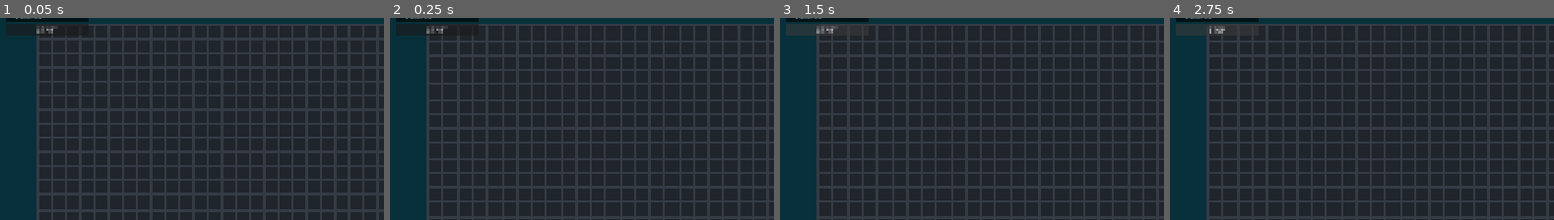
Above: before the commit, frames 1-4 (left to right).
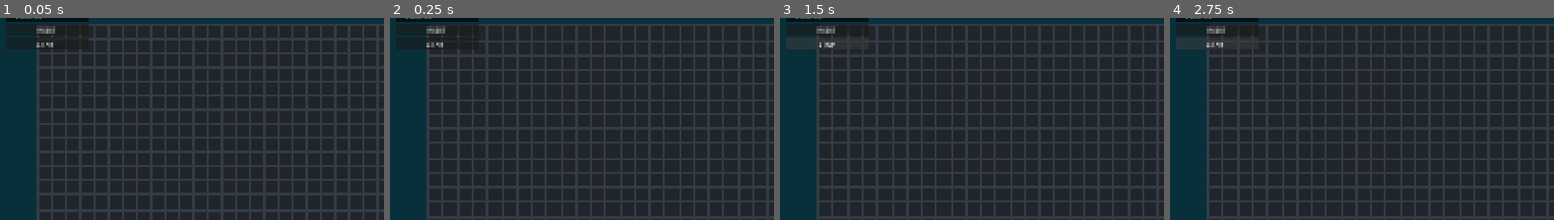
Above: after the commit, the same moments.

Repository: yasukawa426/conways-life-game-godot
Game: Godot game, scene res://scenes/main.tscn
Two runs of this game, one before a commit and one after it. Both use one fixed random seed, a clock stepped at 60 frames per second and the inputs below.
Inputs (mouse positions are % of the whole screen's width and height, from its top left):
- Up to frame 1 (0.05 s): no input
- Up to frame 2 (0.25 s): no input
- Up to frame 3 (1.5 s): click (6, 12) at 0.5 s, where only the run after the commit has a clickable "RESET"; click "STOP" (after the commit: "START") at 1.25 s
- Up to frame 4 (2.75 s): click "START" (after the commit: "STOP") at 2 s
The pictures show only the part of the screen within x 0-50%, y 9-59%; the shares and areas given below are measured in that part.

The runs differ from the first frame. In frame 1, 0.4% of the frame differs, in the area x 9-24%, y 5-16%; in frame 2, 0.3%; in frame 3, 0.6%; in frame 4, 0.7%, in the area x 1-15%, y 3-16%.

Commit message:
feat: implement reset functionality

Diff:
--- a/project.godot
+++ b/project.godot
@@ -24,6 +24,12 @@
 
 [input]
 
+ui_accept={
+"deadzone": 0.5,
+"events": [Object(InputEventKey,"resource_local_to_scene":false,"resource_name":"","device":0,"window_id":0,"alt_pressed":false,"shift_pressed":false,"ctrl_pressed":false,"meta_pressed":false,"pressed":false,"keycode":4194309,"physical_keycode":0,"key_label":0,"unicode":0,"location":0,"echo":false,"script":null)
+, Object(InputEventKey,"resource_local_to_scene":false,"resource_name":"","device":0,"window_id":0,"alt_pressed":false,"shift_pressed":false,"ctrl_pressed":false,"meta_pressed":false,"pressed":false,"keycode":4194310,"physical_keycode":0,"key_label":0,"unicode":0,"location":0,"echo":false,"script":null)
+]
+}
 camera_left={
 "deadzone": 0.2,
 "events": [Object(InputEventKey,"resource_local_to_scene":false,"resource_name":"","device":-1,"window_id":0,"alt_press …(191 unchanged characters)…
@@ -73,6 +79,11 @@
 "events": [Object(InputEventKey,"resource_local_to_scene":false,"resource_name":"","device":-1,"window_id":0,"alt_press …(191 unchanged characters)…
 ]
 }
+reset={
+"deadzone": 0.2,
+"events": [Object(InputEventKey,"resource_local_to_scene":false,"resource_name":"","device":-1,"window_id":0,"alt_pressed":false,"shift_pressed":false,"ctrl_pressed":false,"meta_pressed":false,"pressed":false,"keycode":0,"physical_keycode":82,"key_label":0,"unicode":114,"location":0,"echo":false,"script":null)
+]
+}
 
 [physics]
 
--- a/scenes/grid.gd
+++ b/scenes/grid.gd
@@ -202,3 +202,7 @@
 		_grid[y].fill(false) # cells start dead
 
 	_next_grid = _grid.duplicate_deep()
+
+func reset_grid():
+	_reset_arrays()
+	queue_redraw()
--- a/scenes/main.gd
+++ b/scenes/main.gd
@@ -43,6 +43,9 @@
 	if event.is_action_released("toggle_simulation"):
 		simulation_running = !simulation_running
 
+	if event.is_action_released("reset"):
+		_reset()
+
 func _set_speed_slider() -> void:
 	$UI.set_up_speed_slider(MINIMUM_SPEED_MULTIPLIER, MAXIMUM_SPEED_MULTIPLIER, speed_multiplier_step, current_speed_multiplier)
 
@@ -50,7 +53,7 @@
 	$UI.set_up_size_slider(MINIMUM_GRID_MULTIPLIER, MAXIMUM_GRID_MULTIPLIER, size_multiplier_step, current_grid_multiplier)
 
 
-func _on_toggle_simulation_button_pressed() -> void:
+func _on_ui_toggle_simulation() -> void:
 	simulation_running = !simulation_running
 
 
@@ -60,3 +63,11 @@
 
 func _on_ui_speed_changed(value: float) -> void:
 	current_speed_multiplier = value
+
+
+func _on_ui_reset() -> void:
+	_reset()
+
+func _reset() -> void:
+	simulation_running = false
+	$Grid.reset_grid()
--- a/scenes/main.tscn
+++ b/scenes/main.tscn
@@ -87,15 +87,22 @@
 Move Camera: WASD
 Zoom In/Out: QE and Scroll Wheel "
 
+[node name="ResetButton" type="Button" parent="UI/FoldableContainer/GridContainer" unique_id=1335189915]
+layout_mode = 2
+text = "RESET"
+
 [node name="ToggleSimulationButton" type="Button" parent="UI/FoldableContainer/GridContainer" unique_id=1937507221]
 custom_minimum_size = Vector2(80, 0)
 layout_mode = 2
 text = "START"
 
+[connection signal="reset" from="UI" to="." method="_on_ui_reset"]
 [connection signal="size_changed" from="UI" to="." method="_on_ui_size_changed"]
 [connection signal="speed_changed" from="UI" to="." method="_on_ui_speed_changed"]
+[connection signal="toggle_simulation" from="UI" to="." method="_on_ui_toggle_simulation"]
 [connection signal="value_changed" from="UI/FoldableContainer/GridContainer/BoxContainer/SizeHSlider" to="UI" method="_on_size_h_slider_value_changed"]
 [connection signal="timeout" from="UI/FoldableContainer/GridContainer/BoxContainer/SizeHSlider/SizeTimer" to="UI" method="_on_size_timer_timeout"]
 [connection signal="value_changed" from="UI/FoldableContainer/GridContainer/BoxContainer2/SpeedHSlider" to="UI" method="_on_speed_h_slider_value_changed"]
 [connection signal="timeout" from="UI/FoldableContainer/GridContainer/BoxContainer2/SpeedHSlider/SpeedTimer" to="UI" method="_on_speed_timer_timeout"]
-[connection signal="pressed" from="UI/FoldableContainer/GridContainer/ToggleSimulationButton" to="." method="_on_toggle_simulation_button_pressed"]
+[connection signal="pressed" from="UI/FoldableContainer/GridContainer/ResetButton" to="UI" method="_on_reset_button_pressed"]
+[connection signal="pressed" from="UI/FoldableContainer/GridContainer/ToggleSimulationButton" to="UI" method="_on_toggle_simulation_button_pressed"]
--- a/scenes/ui.gd
+++ b/scenes/ui.gd
@@ -1,6 +1,8 @@
 extends CanvasLayer
 signal size_changed(value: float)
 signal speed_changed(value: float)
+signal toggle_simulation
+signal reset
 
 const STOP_TEXT = "STOP"
 const START_TEXT = "START"
@@ -47,3 +49,11 @@
 
 func _on_speed_h_slider_value_changed(_value: float) -> void:
 	speed_timer.start()
+
+
+func _on_toggle_simulation_button_pressed() -> void:
+	toggle_simulation.emit()
+
+
+func _on_reset_button_pressed() -> void:
+	reset.emit()
